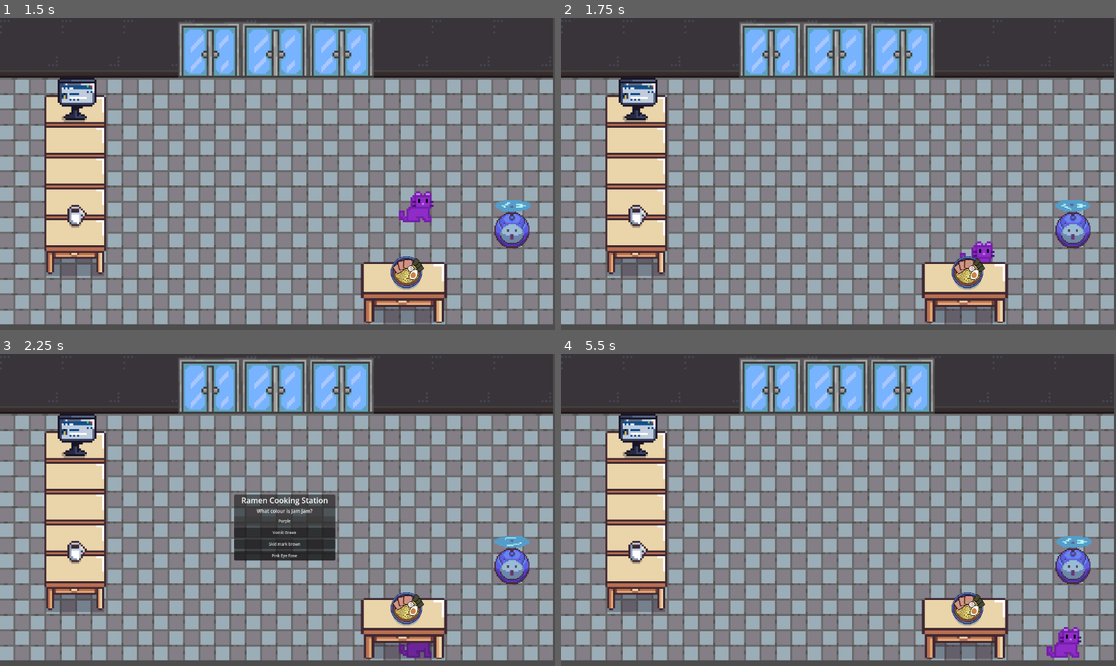
Above: before the commit, frames 1-4 (two rows, left to right).
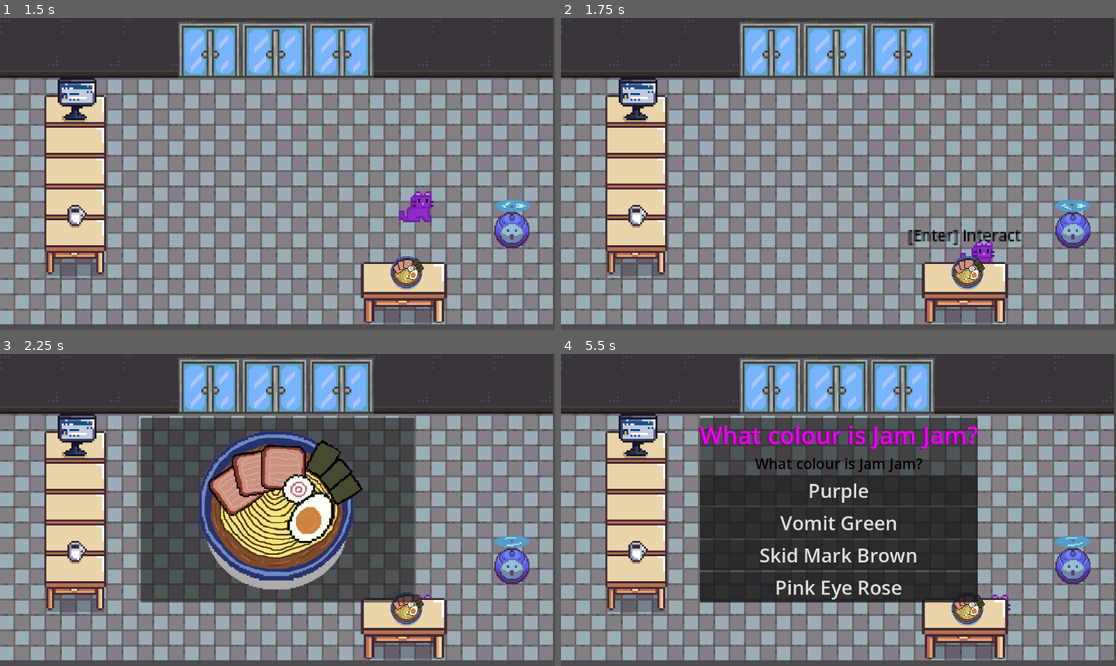
Above: after the commit, the same moments.

Repository: amypeng1/Jamhacks
Game: Godot game, scene res://scene/level1.tscn
The game is run twice, just before and just after one commit, with the same random seed, the same clock (stepped at 60 frames per second) and the same inputs.
Inputs (mouse positions are in pixels of both pictures, inside the frame that each line leads up to):
- Up to frame 1 (1.5 s): tap Enter (ui_accept) at 0.5, 0.6, 0.77, 1.07, 1.35 s; hold Right (move_right) 0.53-1.28 s; hold Down (ui_down) from 1.28 s (still down)
- Up to frame 2 (1.75 s): keep holding Down (ui_down); tap Enter (ui_accept) at 1.52 s
- Up to frame 3 (2.25 s): tap Enter (ui_accept) at 1.82 s; release Down (ui_down) at 2 s; click "Purple" at 2 s
- Up to frame 4 (5.5 s): click (844, 531) at 2.75 s, where only the run before the commit has a clickable "Vomit Green"; click (844, 544) at 3.5 s, where only the run before the commit has a clickable "Skid mark brown"; click (844, 556) at 4.25 s, where only the run before the commit has a clickable "Pink Eye Rose"; hold Right (move_right) from 5.03 s (still down); tap Enter (ui_accept) at 5.1 s

Frame 1 is identical in both runs. In frame 2, 0.5% of the frame differs, in the area x 62-83%, y 67-73%; in frame 3, 29%; in frame 4, 30%, in the area x 24-96%, y 20-98%.

Commit message:
finally made the quiz functional

Diff:
--- a/assets/sprites/tscns/interactable_object.gd
+++ b/assets/sprites/tscns/interactable_object.gd
@@ -1,31 +1,33 @@
 extends Area2D
 
-# Reference to the QuizPopup node in your level scene tree
+@onready var interact_label: Label = $Label
 @onready var quiz_box: CanvasLayer = $"../Quiz Pop Up"
 
 func _ready() -> void:
+	interact_label.visible = false
 	body_entered.connect(_on_body_entered)
 	body_exited.connect(_on_body_exited)
 
 func _physics_process(_delta: float) -> void:
 	# Check if the player is currently standing in this table's area
 	if is_player_nearby():
-
 		# If they hit the Enter key
 		if Input.is_action_just_pressed("ui_accept"):
-			# Pop up the full quiz layout with your custom question!
-			quiz_box.open_quiz()
+			interact_label.visible = false
+			quiz_box.open_quiz("What colour is Jam Jam?", "Purple", "Vomit Green", "Skid Mark Brown", "Pink Eye Rose", "Purple")
 
+#detection enter
 func _on_body_entered(body: Node2D) -> void:
 	if body is CharacterBody2D:
 		body.current_interactable = self
+		interact_label.visible = true
 
 func _on_body_exited(body: Node2D) -> void:
 	if body is CharacterBody2D:
+		interact_label.visible = false
 		if body.current_interactable == self:
 			body.current_interactable = null
 			# Close the quiz panel automatically if they walk away from the table
-			quiz_box.close_quiz()
 
 # Helper function to check if this specific table is active in the player's memory
 func is_player_nearby() -> bool:
--- a/assets/sprites/tscns/interactable_object.tscn
+++ b/assets/sprites/tscns/interactable_object.tscn
@@ -5,6 +5,10 @@
 
 [sub_resource type="RectangleShape2D" id="RectangleShape2D_cjkln"]
 size = Vector2(44.25, 30.375)
+
+[sub_resource type="LabelSettings" id="LabelSettings_oa3sx"]
+font_size = 8
+font_color = Color(0, 0, 0, 1)
 
 [node name="Interactable Object" type="Area2D" unique_id=1460916073]
 
@@ -27,3 +31,11 @@
 [node name="CollisionShape2D" type="CollisionShape2D" parent="." unique_id=510934917]
 position = Vector2(-1.125, -0.1875)
 shape = SubResource("RectangleShape2D_cjkln")
+
+[node name="Label" type="Label" parent="." unique_id=1870943309]
+offset_left = -31.0
+offset_top = -35.0
+offset_right = 30.0
+offset_bottom = -23.0
+text = "[Enter] Interact"
+label_settings = SubResource("LabelSettings_oa3sx")
--- a/assets/sprites/tscns/quiz_pop_up.gd
+++ b/assets/sprites/tscns/quiz_pop_up.gd
@@ -1,13 +1,77 @@
 extends CanvasLayer
 
+@onready var quiz_box: CanvasLayer = $"../Quiz Pop Up"
+@onready var question_label: Label = $Question/VBoxContainer/Label
+@onready var btn_a: Button = $Question/VBoxContainer/OptionA
+@onready var btn_b: Button = $Question/VBoxContainer/OptionB
+@onready var btn_c: Button = $Question/VBoxContainer/OptionC
+@onready var btn_d: Button = $Question/VBoxContainer/OptionD
+@onready var btn_again: Button = $WrongAnswer/TryAgain
+
+var current_correct_answer: String = ""
+
 func _ready() -> void:
-	# Hide the quiz box by default when the level starts
+	print("🚨 THE QUIZ POPUP SCRIPT HAS SUCCESSFULLY AWOKEN!")
+
+	# 1. FORCE THE WHOLE SCENE SYSTEM TO STAY AWAKE DURING PAUSE
+	process_mode = PROCESS_MODE_ALWAYS
+
+	# 2. FORCE EVERY SINGLE BUTTON TO IGNORE THE PAUSE STATE VIA CODE
+	if btn_a: btn_a.process_mode = PROCESS_MODE_ALWAYS
+	if btn_b: btn_b.process_mode = PROCESS_MODE_ALWAYS
+	if btn_c: btn_c.process_mode = PROCESS_MODE_ALWAYS
+	if btn_d: btn_d.process_mode = PROCESS_MODE_ALWAYS
+	if btn_again: btn_again.process_mode = PROCESS_MODE_ALWAYS
+
+	# 3. CONNECT THE BUTTON CLICK LISTENERS
+	if btn_a: btn_a.pressed.connect(func(): _on_answer_selected(btn_a.text))
+	if btn_b: btn_b.pressed.connect(func(): _on_answer_selected(btn_b.text))
+	if btn_c: btn_c.pressed.connect(func(): _on_answer_selected(btn_c.text))
+	if btn_d: btn_d.pressed.connect(func(): _on_answer_selected(btn_d.text))
+	if btn_again: btn_again.pressed.connect(_on_try_again_pressed)
+
+	# 4. HIDE IT UNTIL NEEDED
 	visible = false
 
-# Show the box and set the text
-func open_quiz() -> void:
+func open_quiz(question: String, choice_a: String, choice_b: String, choice_c: String, choice_d: String, correct_answer: String) -> void:
+	question_label.text = question
+	$Question.visible = true
+	$RightAnswer.visible = false
+	$WrongAnswer.visible = false
+
+	btn_a.text = choice_a
+	btn_b.text = choice_b
+	btn_c.text = choice_c
+	btn_d.text = choice_d
+	current_correct_answer = correct_answer
+
 	visible = true
+	get_tree().paused = true # This freezes the cat safely
 
-# Hide the box when the player leaves
-func close_quiz() -> void:
-	visible = false
+func _on_answer_selected(selected_text: String) -> void:
+	# This print is at the absolute top. If your mouse click lands, it WILL show up!
+	print("🎯 CRITICAL TEST: A CLICK WAS SUCCESSFULLY REGISTERED!")
+	print("Player clicked: ", selected_text)
+	print("Target answer: ", current_correct_answer)
+
+	if selected_text == current_correct_answer:
+		question_label.text = "Correct! Ramen Made!"
+		$Question.visible = false
+		$RightAnswer.visible = true
+		$WrongAnswer.visible = false
+
+		await get_tree().create_timer(1).timeout
+		get_tree().paused = false
+		visible = false
+	else:
+		question_label.text = "Wrong answer! Try again."
+		$Question.visible = false
+		$RightAnswer.visible = false
+		$WrongAnswer.visible = true
+
+		visible = true
+		get_tree().paused = true
+
+func _on_try_again_pressed() -> void:
+	print ("sigma rizz")
+	quiz_box.open_quiz("What colour is Jam Jam?", "Purple", "Vomit Green", "Skid Mark Brown", "Pink Eye Rose", "Purple")
--- a/assets/sprites/tscns/quiz_pop_up.tscn
+++ b/assets/sprites/tscns/quiz_pop_up.tscn
@@ -1,61 +1,110 @@
 [gd_scene format=3 uid="uid://cgfm6vhrdkeb0"]
 
 [ext_resource type="Script" uid="uid://yc2jb34rvlu0" path="res://assets/sprites/tscns/quiz_pop_up.gd" id="1_h2mee"]
+[ext_resource type="Texture2D" uid="uid://uqie8m2mxtej" path="res://assets/sprites/ramen.png" id="2_hsr3m"]
+[ext_resource type="Texture2D" uid="uid://cgtncoe2ncrbw" path="res://assets/sprites/spiltramen.png" id="3_qakyd"]
+[ext_resource type="Script" uid="uid://dp0dhevij3158" path="res://assets/sprites/tscns/wrong_answer.gd" id="3_rd41o"]
+
+[sub_resource type="LabelSettings" id="LabelSettings_h2mee"]
+font_size = 50
+font_color = Color(0.9208607, 0.0008711666, 0.94964737, 1)
+stacked_shadow_count = 1
+stacked_shadow_0/offset = Vector2(-3, 2)
+stacked_shadow_0/color = Color(0.4259789, 0.07265862, 0.39866528, 1)
 
 [sub_resource type="LabelSettings" id="LabelSettings_6do1q"]
-font_size = 10
+font_size = 30
+font_color = Color(0, 0, 0, 1)
 
 [sub_resource type="SystemFont" id="SystemFont_8tx08"]
 
 [node name="Quiz Pop Up" type="CanvasLayer" unique_id=1318982126]
 script = ExtResource("1_h2mee")
 
-[node name="PanelContainer" type="PanelContainer" parent="." unique_id=1158892272]
+[node name="RightAnswer" type="PanelContainer" parent="." unique_id=1885117544]
+visible = false
+offset_left = 292.0
+offset_top = 132.5
+offset_right = 860.0
+offset_bottom = 515.5
+
+[node name="Sprite2D" type="Sprite2D" parent="RightAnswer" unique_id=380807988]
+position = Vector2(283, 183.5)
+texture = ExtResource("2_hsr3m")
+
+[node name="WrongAnswer" type="PanelContainer" parent="." unique_id=681937394]
+visible = false
+offset_left = 292.0
+offset_top = 132.5
+offset_right = 860.0
+offset_bottom = 515.5
+script = ExtResource("3_rd41o")
+
+[node name="Sprite2D" type="Sprite2D" parent="WrongAnswer" unique_id=272938779]
+position = Vector2(354, 209.49998)
+scale = Vector2(0.67021275, 0.7330962)
+texture = ExtResource("3_qakyd")
+
+[node name="TryAgain" type="Button" parent="WrongAnswer" unique_id=545133181]
+layout_mode = 2
+theme_override_font_sizes/font_size = 60
+text = "  Click
+ To Try
+ Again!"
+flat = true
+alignment = 0
+
+[node name="Question" type="PanelContainer" parent="." unique_id=1158892272]
+visible = false
 anchors_preset = 8
 anchor_left = 0.5
 anchor_top = 0.5
 anchor_right = 0.5
 anchor_bottom = 0.5
-offset_left = -90.0
-offset_top = -20.5
-offset_right = 120.0
-offset_bottom = 93.0
+offset_left = -284.0
+offset_top = -168.625
+offset_right = 284.0
+offset_bottom = 168.625
 grow_horizontal = 2
 grow_vertical = 2
+mouse_filter = 1
 
-[node name="VBoxContainer" type="VBoxContainer" parent="PanelContainer" unique_id=1362490510]
+[node name="VBoxContainer" type="VBoxContainer" parent="Question" unique_id=1362490510]
 layout_mode = 2
 
-[node name="Label" type="Label" parent="PanelContainer/VBoxContainer" unique_id=1327937328]
+[node name="Label" type="Label" parent="Question/VBoxContainer" unique_id=1327937328]
 layout_mode = 2
+theme_override_font_sizes/font_size = 48
 text = "Ramen Cooking Station"
+label_settings = SubResource("LabelSettings_h2mee")
 horizontal_alignment = 1
 max_lines_visible = 1
 
-[node name="Label2" type="Label" parent="PanelContainer/VBoxContainer" unique_id=1454797940]
+[node name="Label2" type="Label" parent="Question/VBoxContainer" unique_id=1454797940]
 layout_mode = 2
+theme_override_font_sizes/font_size = 16
 text = "What colour is Jam Jam?"
 label_settings = SubResource("LabelSettings_6do1q")
 horizontal_alignment = 1
 vertical_alignment = 1
 
-[node name="Option A" type="Button" parent="PanelContainer/VBoxContainer" unique_id=632647883]
+[node name="OptionA" type="Button" parent="Question/VBoxContainer" unique_id=632647883]
 layout_mode = 2
-theme_override_font_sizes/font_size = 8
+theme_override_font_sizes/font_size = 40
 text = "Purple"
 
-[node name="Option B" type="Button" parent="PanelContainer/VBoxContainer" unique_id=669138337]
+[node name="OptionB" type="Button" parent="Question/VBoxContainer" unique_id=669138337]
 layout_mode = 2
-theme_override_font_sizes/font_size = 8
+theme_override_font_sizes/font_size = 40
 text = "Vomit Green"
 
-[node name="Option C" type="Button" parent="PanelContainer/VBoxContainer" unique_id=378989421]
+[node name="OptionC" type="Button" parent="Question/VBoxContainer" unique_id=378989421]
 layout_mode = 2
-theme_override_font_sizes/font_size = 8
+theme_override_font_sizes/font_size = 40
 text = "Skid mark brown"
 
-[node name="Option D" type="Button" parent="PanelContainer/VBoxContainer" unique_id=461108038]
+[node name="OptionD" type="Button" parent="Question/VBoxContainer" unique_id=461108038]
 layout_mode = 2
 theme_override_fonts/font = SubResource("SystemFont_8tx08")
-theme_override_font_sizes/font_size = 8
+theme_override_font_sizes/font_size = 40
 text = "Pink Eye Rose"
--- /dev/null
+++ b/assets/sprites/tscns/wrong_answer.gd
@@ -0,0 +1,11 @@
+extends PanelContainer
+
+
+# Called when the node enters the scene tree for the first time.
+func _ready() -> void:
+	pass # Replace with function body.
+
+
+# Called every frame. 'delta' is the elapsed time since the previous frame.
+func _process(delta: float) -> void:
+	pass
Binary file added: assets/sprites/spiltramen.png
Not shown, added: assets/sprites/spiltramen.png.import
Not shown, added: assets/sprites/tscns/wrong_answer.gd.uid
